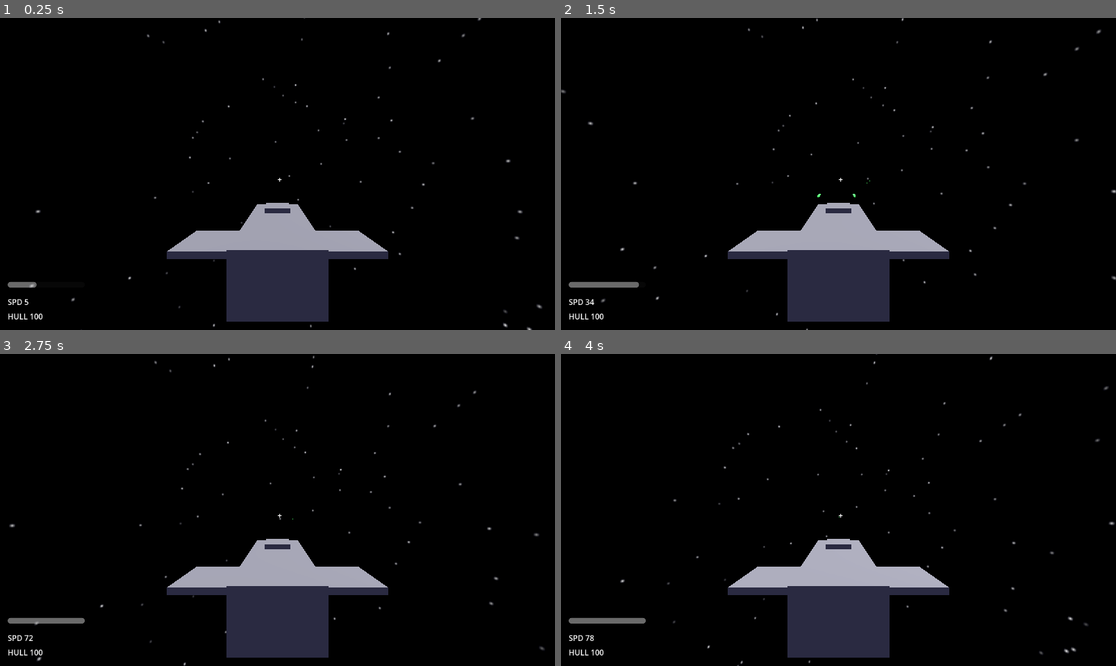
Above: before the commit, frames 1-4 (two rows, left to right).
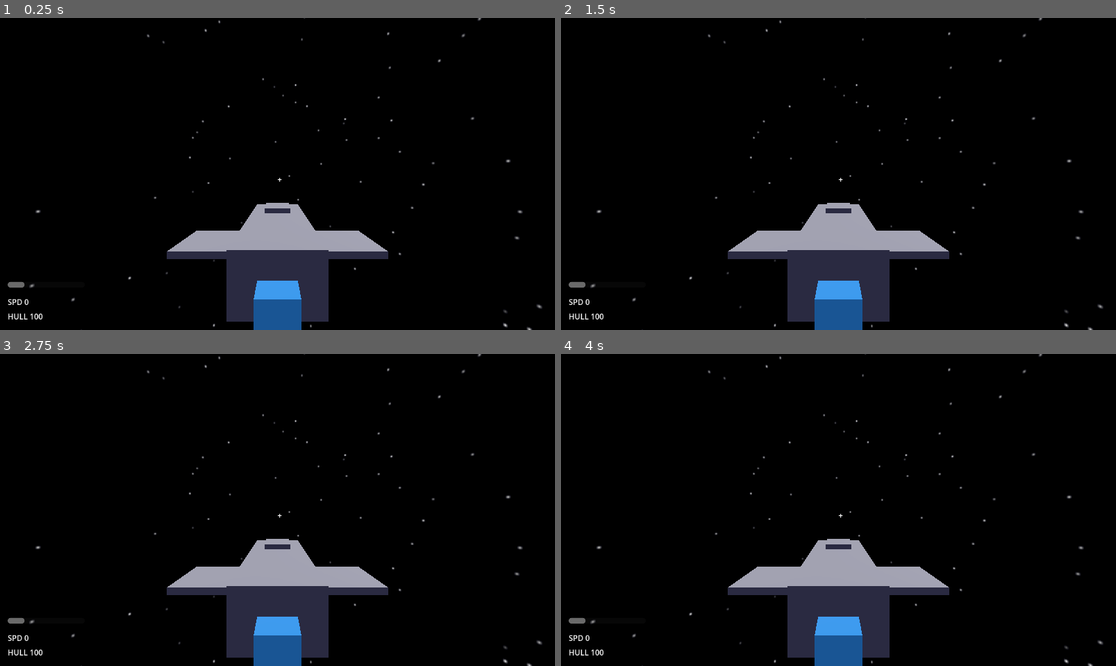
Above: after the commit, the same moments.

Repository: r-melvin/boots-on-wings-out
Game: Godot game, scene res://scenes/flight/space_flight.tscn
Same seed, same stepped clock (60 frames per second), same inputs: the game is played once before the commit and once after it. This scene is started directly instead of the project's main scene.
Inputs (mouse positions are in pixels of both pictures, inside the frame that each line leads up to):
- Up to frame 1 (0.25 s): no input
- Up to frame 2 (1.5 s): tap Enter at 0.5 s; move the mouse to (866, 174) at 0.52 s; press the mouse at (866, 174) at 0.53 s; hold W (move_forward) from 0.53 s (still down); tap Space (brake) at 1.25 s; move the mouse to (810, 174) at 1.27 s; release the mouse at (810, 174) at 1.28 s; tap E (interact) at 1.35 s; click (810, 174) at 1.42 s
- Up to frame 3 (2.75 s): keep holding W (move_forward); tap Enter at 2 s; move the mouse to (288, 503) at 2.02 s; hold Shift (sprint) from 2.03 s (still down); click (288, 503) at 2.17 s
- Up to frame 4 (4 s): keep holding W (move_forward); move the mouse to (832, 516) at 2.77 s; release Shift (sprint) at 2.78 s; click (832, 516) at 2.85 s; move the mouse to (877, 513) at 3.52 s; tap E (interact) at 3.6 s; click (877, 513) at 3.67 s

The runs differ from the first frame. In frame 1, 1.4% of the frame differs, in the area x 4-55%, y 84-100%; in frame 2, 2.1%; in frame 3, 2.0%; in frame 4, 2.1%, in the area x 4-100%, y 0-100%.

Commit message:
feat: give player ship parked/active states for in-world boarding

Diff:
--- a/scenes/flight/enemy_fighter.gd
+++ b/scenes/flight/enemy_fighter.gd
@@ -38,6 +38,8 @@
 		add_child(m)
 
 func _physics_process(delta: float) -> void:
+	if GameState.mode != GameState.Mode.FLIGHT:
+		return
 	var player := get_tree().get_first_node_in_group("player_ship")
 	if player == null:
 		return
--- a/scenes/flight/player_ship.gd
+++ b/scenes/flight/player_ship.gd
@@ -2,14 +2,23 @@
 
 const FM := preload("res://scripts/flight_model.gd")
 const BoltScript := preload("res://scenes/flight/bolt.gd")
+const SeatScript := preload("res://scenes/world/cockpit_seat.gd")
+
+enum State { PARKED, ACTIVE }
 
 const ROLL_SPEED := 1.8
 const MOUSE_SENS := 0.0015
 const FIRE_INTERVAL := 0.15
+const PARK_HEIGHT := 0.8
 
-var throttle := 0.2
+signal board_requested
+
+var state := State.PARKED
+var throttle := 0.0
 var mouse_delta := Vector2.ZERO
 var fire_cd := 0.0
+var cam: Camera3D
+var seat: StaticBody3D
 
 func _ready() -> void:
 	motion_mode = CharacterBody3D.MOTION_MODE_FLOATING
@@ -20,11 +29,14 @@
 	col.shape = shape
 	add_child(col)
 	_build_mesh()
-	var cam := Camera3D.new()
-	cam.current = true
+	cam = Camera3D.new()
 	cam.position = Vector3(0, 2.2, 7.0)
 	cam.far = 8000.0
 	add_child(cam)
+	seat = SeatScript.new()
+	seat.position = Vector3(0, -0.8, 3.2)
+	add_child(seat)
+	seat.activated.connect(func(): board_requested.emit())
 
 func _build_mesh() -> void:
 	var hull_mat := StandardMaterial3D.new()
@@ -42,11 +54,46 @@
 		m.position = def[0]
 		add_child(m)
 
+func activate() -> void:
+	state = State.ACTIVE
+	throttle = 0.0
+	cam.current = true
+	seat.set_enabled(false)
+
+func park() -> void:
+	state = State.PARKED
+	velocity = Vector3.ZERO
+	mouse_delta = Vector2.ZERO
+	throttle = 0.0
+	cam.current = false
+	_level_out()
+	_settle_to_ground()
+	seat.set_enabled(true)
+
+func _level_out() -> void:
+	# Keep yaw, zero pitch/roll, so the seat ends up at floor level.
+	var fwd := -global_transform.basis.z
+	fwd.y = 0.0
+	if fwd.length() > 0.1:
+		look_at(global_position + fwd.normalized())
+
+func _settle_to_ground() -> void:
+	var space := get_world_3d().direct_space_state
+	var query := PhysicsRayQueryParameters3D.create(
+		global_position, global_position + Vector3.DOWN * 12.0)
+	query.exclude = [get_rid()]
+	var hit := space.intersect_ray(query)
+	if hit:
+		global_position.y = hit.position.y + PARK_HEIGHT
+
 func _unhandled_input(event: InputEvent) -> void:
-	if event is InputEventMouseMotion and Input.mouse_mode == Input.MOUSE_MODE_CAPTURED:
+	if state == State.ACTIVE and event is InputEventMouseMotion \
+			and Input.mouse_mode == Input.MOUSE_MODE_CAPTURED:
 		mouse_delta += event.relative
 
 func _physics_process(delta: float) -> void:
+	if state != State.ACTIVE:
+		return
 	rotate_object_local(Vector3.RIGHT, -mouse_delta.y * MOUSE_SENS)
 	rotate_object_local(Vector3.UP, -mouse_delta.x * MOUSE_SENS)
 	mouse_delta = Vector2.ZERO
